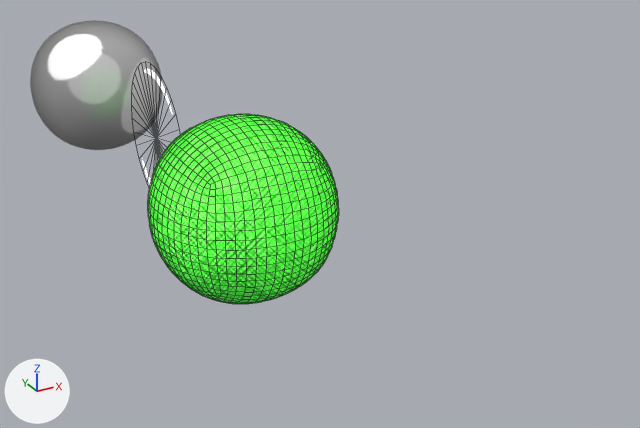
The Blender file Toon_shader.blend: old version first, new version second.
Rendered twice from a 50 mm lens placed at (-8.54, -13.02, 7.76), pointed at (-0.77, 1.11, 0.69). Arrows for +X, +Y and +Z are at lower left; the lights stay in place. Mesh edges are drawn as thin lines on the coarser meshes.

The older version as bpy lines, for what is in view:
```python
me_circle = bpy.data.meshes.new('Circle')
me_circle.from_pydata(...)  # 64 vertices, 32 faces; spans x -1.0..1.0, y -1.0..1.0, z 0.0
me_circle.materials.append(mat_toon_glass)
me_cube = bpy.data.meshes.new('Cube')
me_cube.from_pydata(...)  # a box spanning x -2.0..2.0, y -2.0..2.0, z -2.0..2.0
me_cube.polygons.foreach_set('use_smooth', [True] * 6)
me_cube.materials.append(mat_toon_general)
me_cube_002 = bpy.data.meshes.new('Cube.002')
me_cube_002.from_pydata(...)  # a box spanning x -2.0..2.0, y -2.0..2.0, z -2.0..2.0
me_cube_002.polygons.foreach_set('use_smooth', [True] * 6)
me_cube_002.materials.append(mat_toon_glossy)
ob_circle = bpy.data.objects.new('Circle', me_circle)
ob_circle.location = (-2.97, 4.28, 1.69)
ob_circle.rotation_euler = (1.571, 0.0, 1.571)  # degrees (90, 0, 90)
ob_circle.scale = (1.61, 1.61, 1.61)
ob_cube = bpy.data.objects.new('Cube', me_cube)
ob_cube.location = (-2.92, -0.07, 1.7)
_m = ob_cube.modifiers.new('Subdivision', 'SUBSURF')
_m.levels = 4
_m = ob_cube.modifiers.new('Cast', 'CAST')
_m = ob_cube.modifiers.new('Subdivision.001', 'SUBSURF')
_m.levels = 2
ob_cube_001 = bpy.data.objects.new('Cube.001', me_cube_002)
ob_cube_001.location = (-2.92, 8.89, 1.7)
_m = ob_cube_001.modifiers.new('Subdivision', 'SUBSURF')
_m.levels = 4
_m = ob_cube_001.modifiers.new('Cast', 'CAST')
_m = ob_cube_001.modifiers.new('Subdivision.001', 'SUBSURF')
_m.levels = 2
```
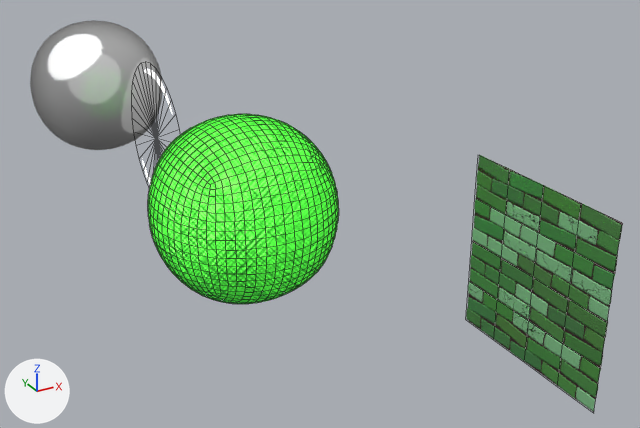
Pixel boxes [x1, y1, x2, y2] of what changed, in the pictures (640 x 428 px):
'Plane', added: after [466, 154, 623, 412]

The change, as a diff of the scene's bpy script:
```diff
--- a/Toon_shader.blend.py
+++ b/Toon_shader.blend.py
@@ mat_toon_bricks @@
+mat_toon_bricks = bpy.data.materials.new('Toon_Bricks')
+# nodes: BsdfPrincipled, Bump, CombineXYZ, Displacement, MapRange, Math, Mix, OutputMaterial, RGB, SeparateColor, SeparateXYZ, TexNoise, TexVoronoi, TexWave, TexWhiteNoise, UVMap, ValToRGB, Value, VectorMath, VectorRotate
+# colours: white #ffffff, black #000000, green #7ebc86, green #4a8c45, white #e5e5e5, brown #331b1e
@@ me_plane @@
+me_plane.from_pydata(...)  # 4 vertices, 1 face; spans x 0.0, y -1.5..1.5, z -1.5..1.5
+me_plane.materials.append(mat_toon_bricks)
@@ ob_plane @@
+ob_plane = bpy.data.objects.new('Plane', me_plane)
+ob_plane.location = (0.0, -4.16, 1.5)
+ob_plane.rotation_euler = (0.0, 0.0, 3.142)  # degrees (0, 0, 180)
+_m = ob_plane.modifiers.new('Subdivision', 'SUBSURF')
+_m.subdivision_type = 'SIMPLE'
+_m.use_adaptive_subdivision = True
```
